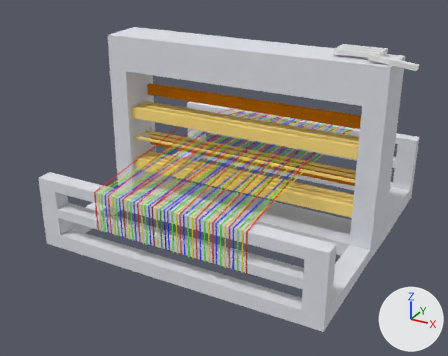
A saved change to the Blender file Loom/Loom.blend.
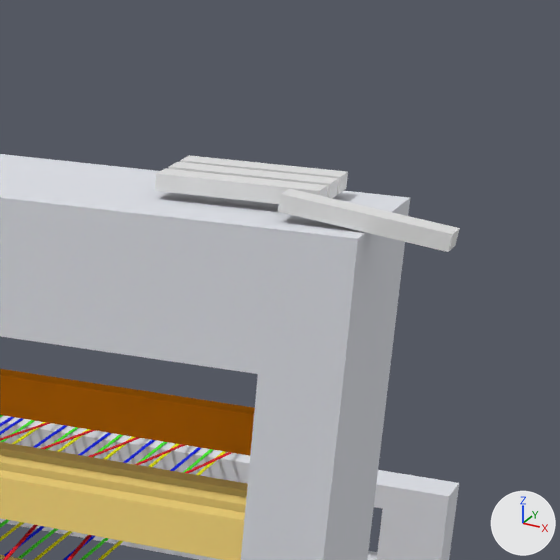
Each version appears first whole from a 50 mm camera at (14.08, -27.82, 15.82) aimed at (0.02, -2.25, 3.03), and next in a close-up on the part from 64% to 100% of the width and 0% to 45% of the height. Every picture has the same lights, and +X, +Y and +Z are marked at lower right.
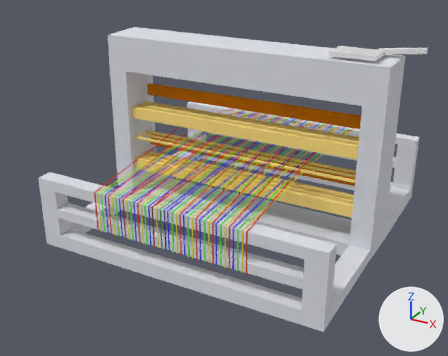
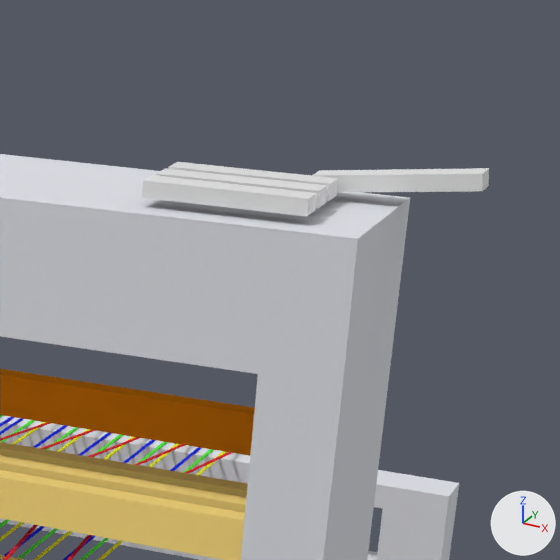
Boxes (x1, y1, x2, y2) around the edits, measured in the close-ups (560 x 560 px):
```json
{"object": "Cube.057", "change": "turned", "before": [278, 189, 460, 252], "after": [142, 175, 317, 217]}
{"object": "Cube.054", "change": "turned", "before": [180, 155, 348, 194], "after": [312, 168, 489, 193]}
```

Edits to the scene script, one JSON object a line:
```json
{"op": "set", "path": "ob_cube_054.rotation_euler", "old": "(0.0, 0.0, 0.0)", "new": "(0.0, -3.255, 0.0)", "note": "degrees (0, 0, 0) -> degrees (0, -186, 0)"}
{"op": "set", "path": "ob_cube_057.rotation_euler", "old": "(0.0, 3.263, 0.0)", "new": "(0.0, 0.00215, 0.0)", "note": "degrees (0, 187, 0) -> degrees (0, 0.1, 0)"}
```
